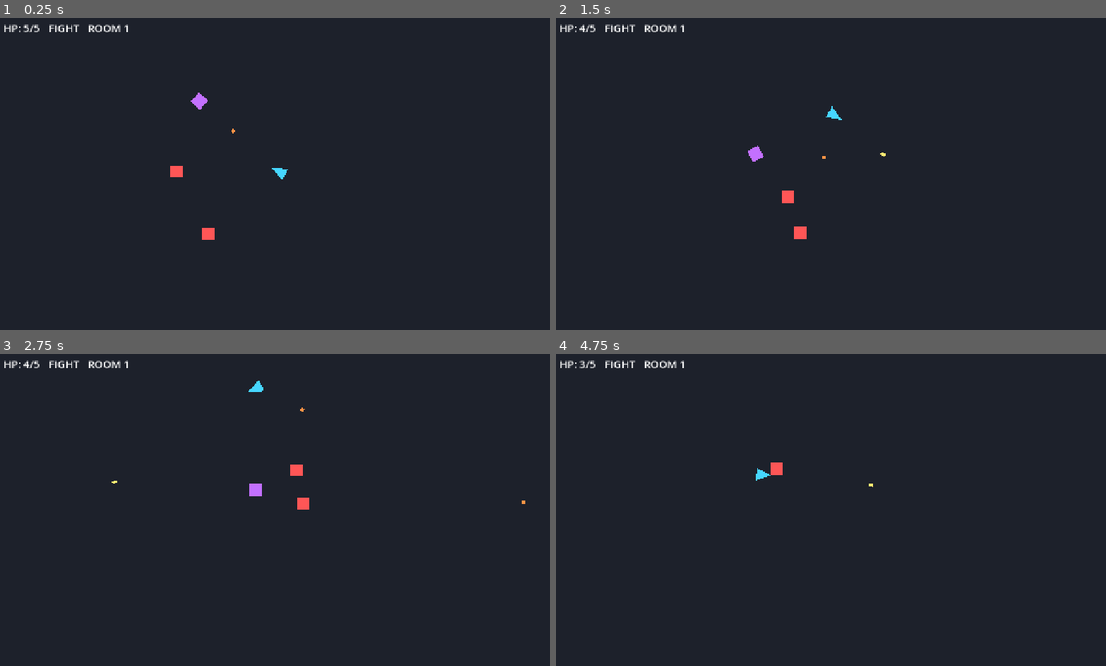
Above: before the commit, frames 1-4 (two rows, left to right).
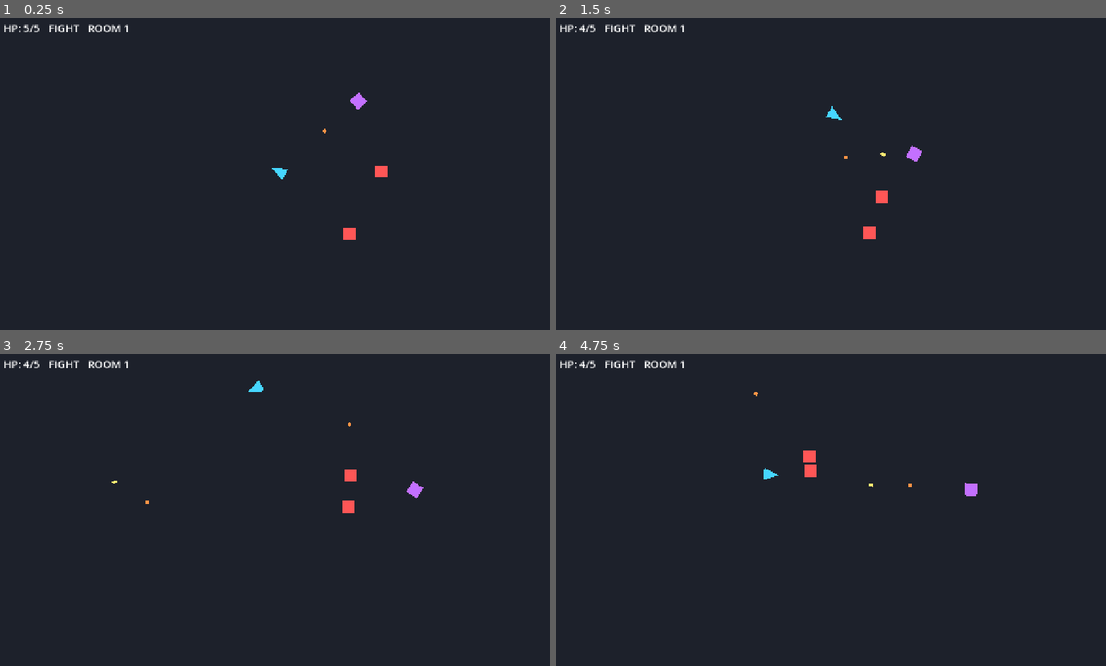
Above: after the commit, the same moments.

Repository: Dexter2099/GunMaxx
Game: Godot game, scene res://scenes/Main.tscn
Same seed, same stepped clock (60 frames per second), same inputs: the game is played once before the commit and once after it.
Inputs (mouse positions are in pixels of both pictures, inside the frame that each line leads up to):
- Up to frame 1 (0.25 s): no input
- Up to frame 2 (1.5 s): move the mouse to (809, 236) at 0.52 s; hold Up (ui_up) from 0.53 s (still down); click (809, 236) at 0.6 s; move the mouse to (1007, 217) at 1.27 s; click (1007, 217) at 1.35 s
- Up to frame 3 (2.75 s): move the mouse to (110, 460) at 2.02 s; release Up (ui_up) at 2.03 s; hold Left (ui_left) from 2.03 s (still down); click (110, 460) at 2.1 s
- Up to frame 4 (4.75 s): move the mouse to (864, 506) at 2.77 s; click (864, 506) at 2.85 s; move the mouse to (748, 428) at 3.52 s; release Left (ui_left) at 3.53 s; hold Down (ui_down) 3.53-4.28 s; click (748, 428) at 3.6 s; move the mouse to (957, 491) at 4.27 s; hold Right (ui_right) from 4.28 s (still down); click (957, 491) at 4.35 s

The runs differ from the first frame. In frame 1, 0.5% of the frame differs, in the area x 30-71%, y 23-72%; in frame 2, 0.6%, in the area x 34-67%, y 40-71%; in frame 3, 0.5%; in frame 4, 0.5%.

Commit message:
Add post-room health pickup gating next encounter

Diff:
--- /dev/null
+++ b/game/scenes/HealthPickup.tscn
@@ -0,0 +1,18 @@
+[gd_scene load_steps=3 format=3 uid="uid://d4w1oo0in8usm"]
+
+[ext_resource type="Script" path="res://scripts/health_pickup.gd" id="1_6s7k5"]
+
+[sub_resource type="CircleShape2D" id="CircleShape2D_5v5l2"]
+radius = 14.0
+
+[node name="HealthPickup" type="Area2D"]
+script = ExtResource("1_6s7k5")
+collision_layer = 0
+collision_mask = 1
+
+[node name="CollisionShape2D" type="CollisionShape2D" parent="."]
+shape = SubResource("CircleShape2D_5v5l2")
+
+[node name="Visual" type="Polygon2D" parent="."]
+color = Color(0.4, 1, 0.4, 1)
+polygon = PackedVector2Array(0, -12, 6, -6, 12, -6, 12, 0, 6, 0, 6, 6, 0, 12, -6, 6, -6, 0, -12, 0, -12, -6, -6, -6)
--- /dev/null
+++ b/game/scripts/health_pickup.gd
@@ -0,0 +1,18 @@
+extends Area2D
+
+signal collected
+
+@export var heal_amount: int = 1
+
+func _ready() -> void:
+	body_entered.connect(_on_body_entered)
+
+func _on_body_entered(body: Node) -> void:
+	if not body.is_in_group("player"):
+		return
+	if not body.has_method("heal"):
+		return
+
+	body.heal(heal_amount)
+	collected.emit()
+	queue_free()
--- a/game/scripts/main.gd
+++ b/game/scripts/main.gd
@@ -11,10 +11,12 @@
 const ROOM_SIZE := Vector2(1536, 960)
 const CHASER_ENEMY_SCENE := preload("res://scenes/Enemy.tscn")
 const TURRET_ENEMY_SCENE := preload("res://scenes/RangedEnemy.tscn")
+const HEALTH_PICKUP_SCENE := preload("res://scenes/HealthPickup.tscn")
 
 var is_restarting: bool = false
 var room_cleared: bool = false
 var room_number: int = 1
+var active_health_pickup: Area2D = null
 
 func _ready() -> void:
 	var half := ROOM_SIZE * 0.5
@@ -46,6 +48,8 @@
 
 	room_cleared = true
 	_set_room_state_text(true)
+	if _spawn_health_pickup_if_needed():
+		return
 	room_clear_timer.start()
 
 func _on_player_died() -> void:
@@ -59,6 +63,7 @@
 	if is_restarting:
 		return
 
+	_clear_active_health_pickup()
 	room_number += 1
 	room_cleared = false
 	_set_room_state_text(false)
@@ -70,11 +75,45 @@
 	else:
 		room_controller.start_encounter()
 
+func _spawn_health_pickup_if_needed() -> bool:
+	if not player.has_method("get_health") or not player.has_method("get_max_health"):
+		return false
+
+	if player.get_health() >= player.get_max_health():
+		return false
+
+	var pickup := HEALTH_PICKUP_SCENE.instantiate() as Area2D
+	if pickup == null:
+		return false
+
+	pickup.global_position = Vector2(0, -36)
+	add_child(pickup)
+	active_health_pickup = pickup
+	if pickup.has_signal("collected"):
+		pickup.collected.connect(_on_health_pickup_collected)
+	pickup.tree_exited.connect(_on_health_pickup_tree_exited.bind(pickup))
+	return true
+
+func _on_health_pickup_collected() -> void:
+	if is_restarting or not room_cleared:
+		return
+	room_clear_timer.start()
+
+func _on_health_pickup_tree_exited(pickup: Area2D) -> void:
+	if active_health_pickup == pickup:
+		active_health_pickup = null
+
+func _clear_active_health_pickup() -> void:
+	if active_health_pickup != null and is_instance_valid(active_health_pickup):
+		active_health_pickup.queue_free()
+	active_health_pickup = null
+
 func restart_room() -> void:
 	if is_restarting:
 		return
 
 	is_restarting = true
+	_clear_active_health_pickup()
 	get_tree().reload_current_scene()
 
 func _set_room_state_text(cleared: bool) -> void:
--- a/game/scripts/player.gd
+++ b/game/scripts/player.gd
@@ -64,6 +64,13 @@
 	if health == 0:
 		die()
 
+func heal(amount: int) -> void:
+	if amount <= 0 or is_dead:
+		return
+
+	health = min(health + amount, max_health)
+	health_changed.emit(health, max_health)
+
 func get_health() -> int:
 	return health
 
